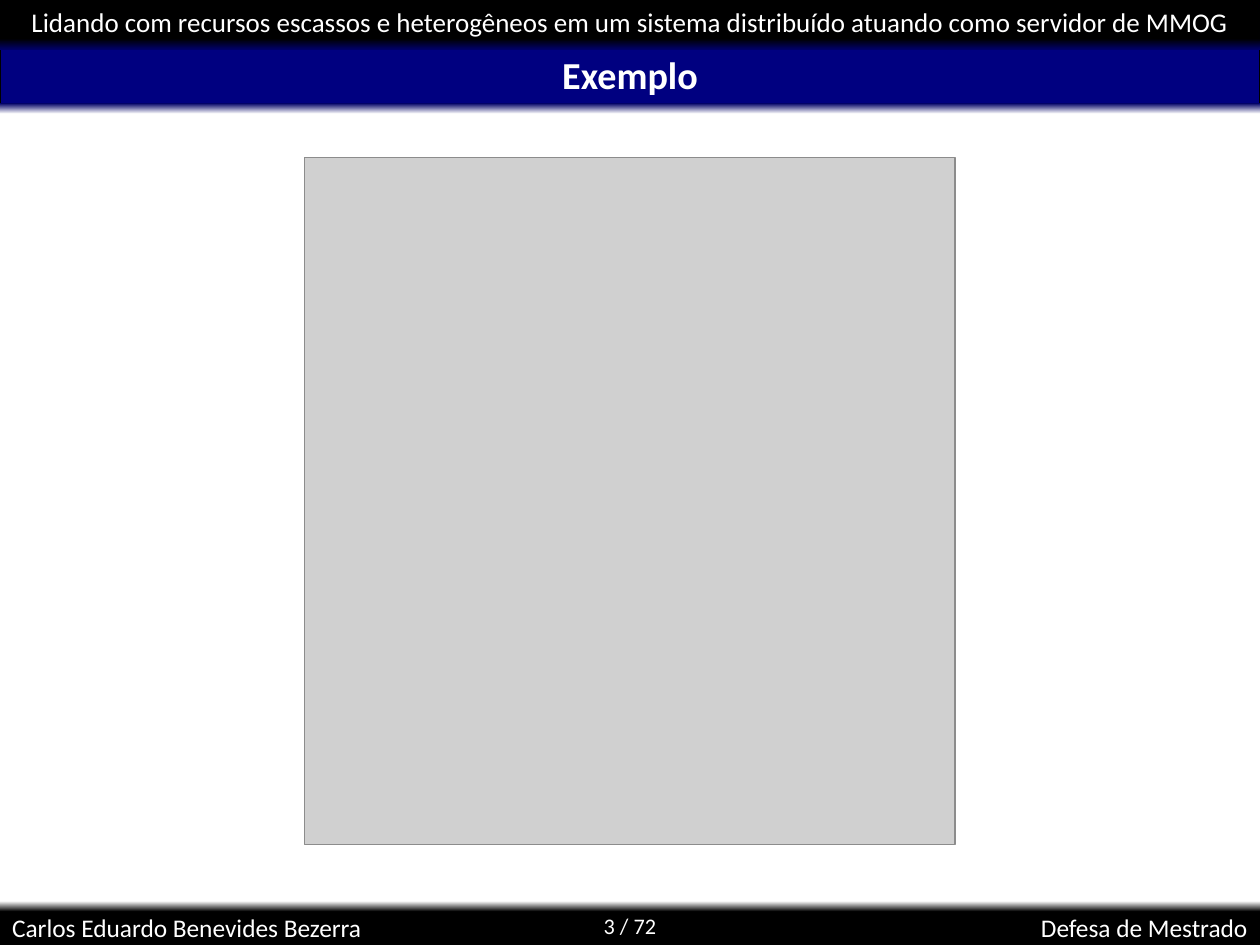
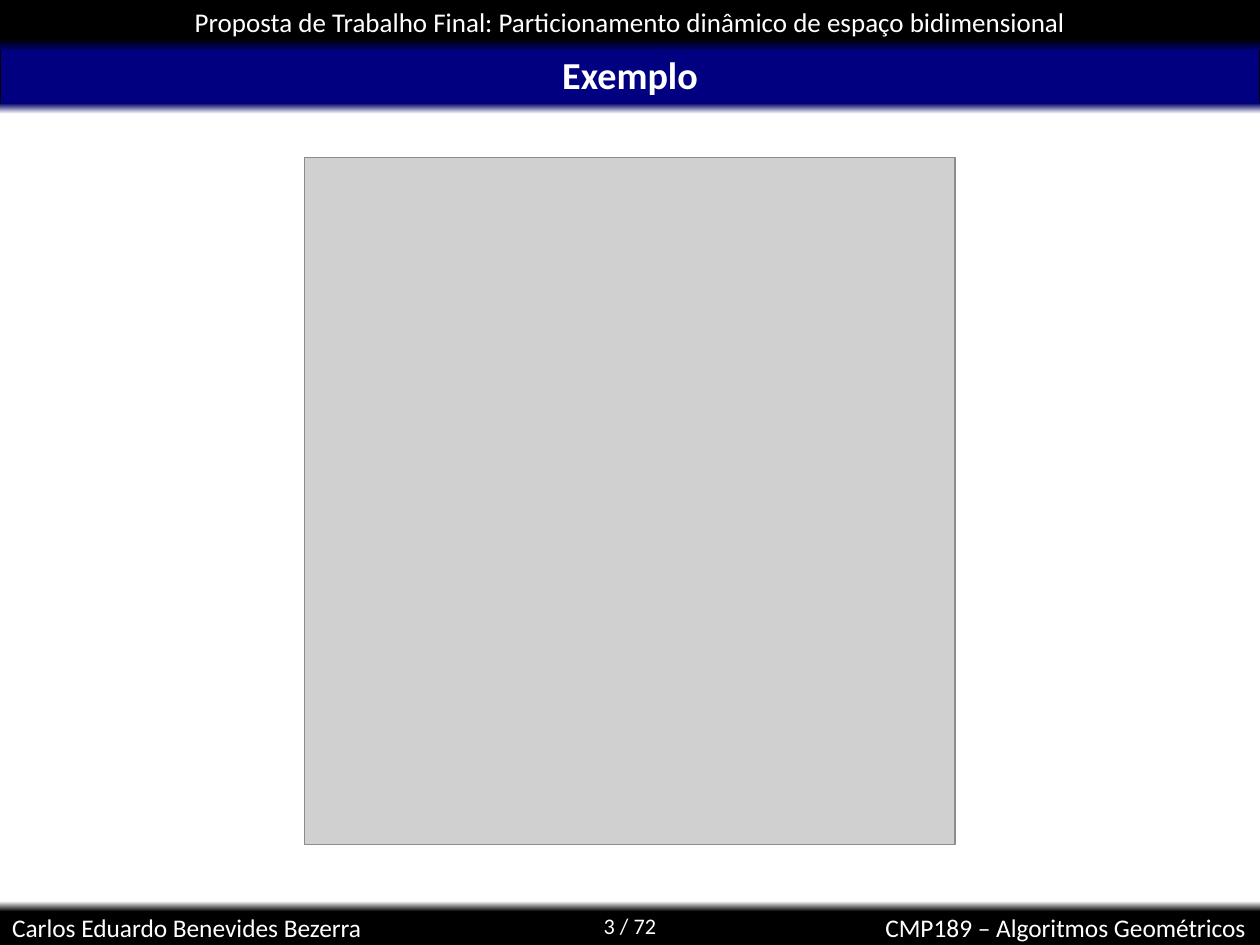
Before and after one commit to kdubezerra/kdubezerra, a slide deck: slide 3 of disciplinas/cmp189/projetoTrabalhoFinal.ppt. Drawn at 1260x945 pixels with LibreOffice and Linux fonts; fonts in the diff are those of the drawing; grey boxes stand for pictures; background and template pictures are left out. Boxes give left, top, right and bottom in pixels: in the first picture for what was removed or moved away, otherwise in the second. Text is boxed around its words. In the diff, an @@ line names an element or a change of style, - is before the commit and + after.

```diff
--- a/disciplinas/cmp189/projetoTrabalhoFinal.ppt
+++ b/disciplinas/cmp189/projetoTrabalhoFinal.ppt
@@ text in rectangle at (195,13,1064,37): text changed @@
-Lidando com recursos escassos e heterogêneos em um sistema distribuído atuando como servidor de MMOG
+Proposta de Trabalho Final: Particionamento dinâmico de espaço bidimensional
@@ text added at (885,919,1245,942), 16 pt, text #FFFFFF @@
+CMP189 – Algoritmos Geométricos
@@ text removed at (1041,919,1247,938) @@
-Defesa de Mestrado
```
Also in this commit, not shown: 4 other slides changed, 16 slides added, 29 other files.
